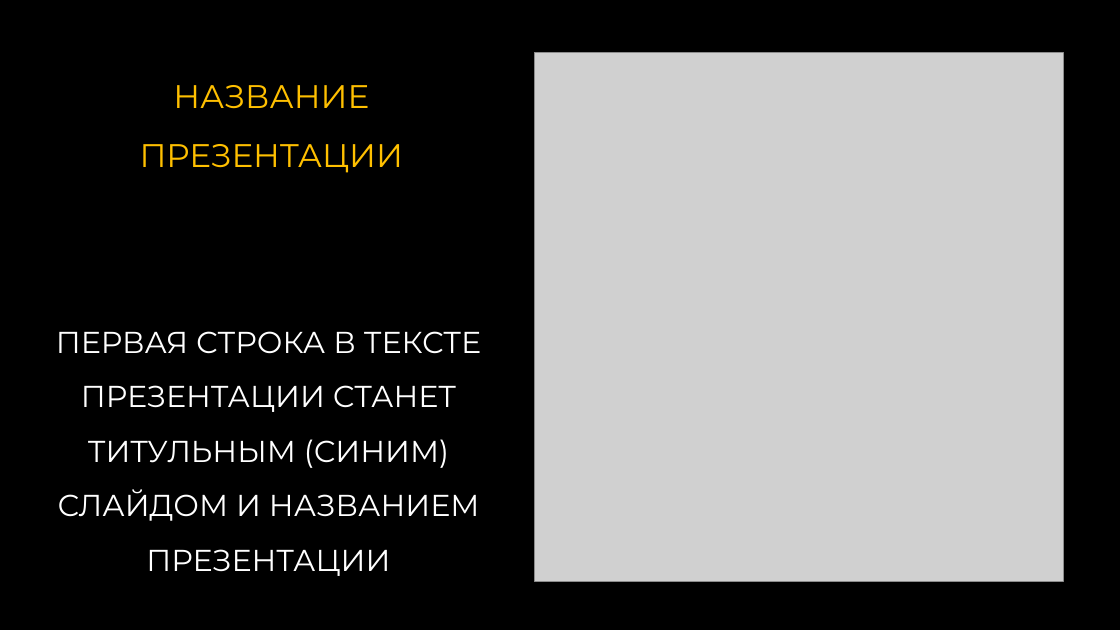
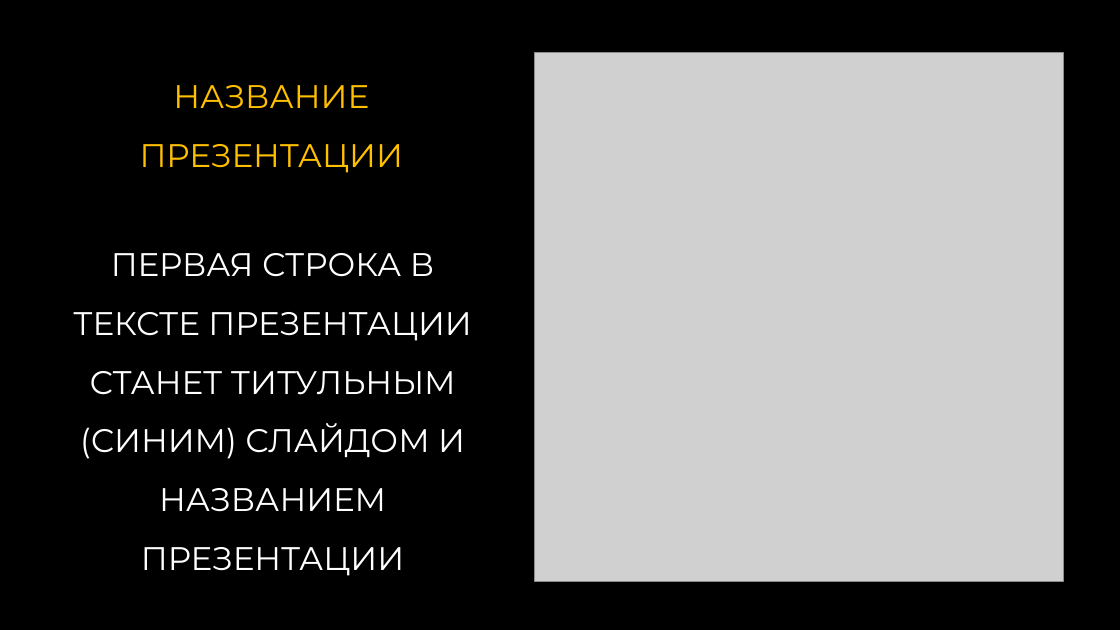
Before and after one commit to sirilgiz/alekseev, a slide deck: slide 11 of PowerPoint/Создание презентации по тексту/МАКРОС СОЗДАНИЕ ПРЕЗЕНТАЦИЙ ПО ТЕКСТУ v.2.pptm (slide 10 before the commit). Drawn at 1120x630 pixels with LibreOffice and Linux fonts; fonts in the diff are those of the drawing; grey boxes stand for pictures. Boxes give left, top, right and bottom in pixels: in the first picture for what was removed or moved away, otherwise in the second. Text is boxed around its words. In the diff, an @@ line names an element or a change of style, - is before the commit and + after.

```diff
--- a/PowerPoint/Создание презентации по тексту/МАКРОС СОЗДАНИЕ ПРЕЗЕНТАЦИЙ ПО ТЕКСТУ v.2.pptm
+++ b/PowerPoint/Создание презентации по тексту/МАКРОС СОЗДАНИЕ ПРЕЗЕНТАЦИЙ ПО ТЕКСТУ v.2.pptm
@@ text "ПЕРВАЯ СТРОКА В ТЕКСТЕ ПРЕЗЕНТАЦИИ ...": place and size @@
-text "ПЕРВАЯ СТРОКА В ТЕКСТЕ ПРЕЗЕНТАЦИИ ..." at (56,331,481,576)
+text "ПЕРВАЯ СТРОКА В ТЕКСТЕ ПРЕЗЕНТАЦИИ ..." at (73,253,471,576)
@@ text "ПЕРВАЯ СТРОКА В ТЕКСТЕ ПРЕЗЕНТАЦИИ ..." at (73,253,471,576): size 25.9 to 28 pt @@
```
Also in this commit, not shown: 10 other slides changed, 5 slides added, 1 other file.
